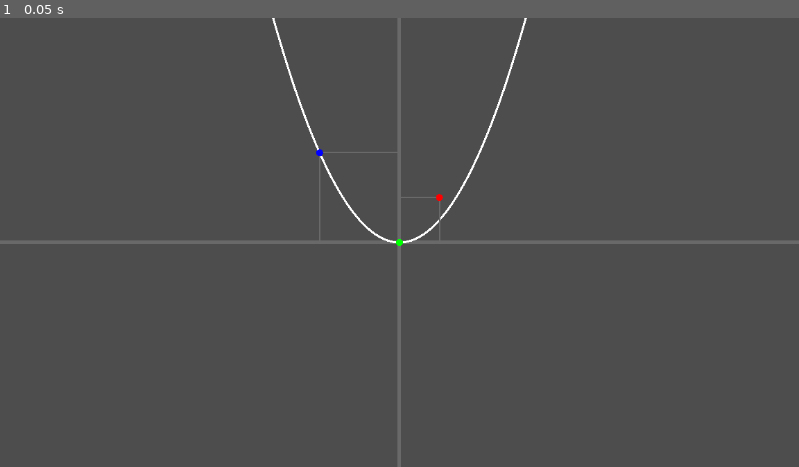
Above: before the commit, frame 1.
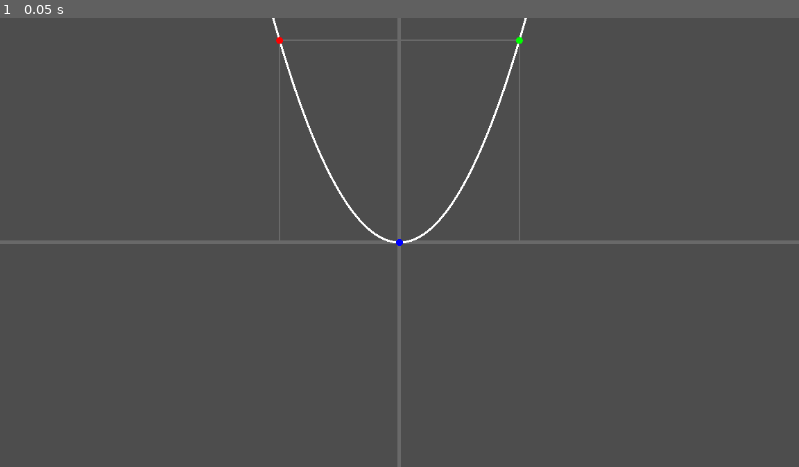
Above: after the commit, the same moment.

Repository: mjXmsdgh/game_gallery
Game: Godot game, scene res://2_game_scene/min_search/scene/xy_axis.tscn
Same seed, same stepped clock (60 frames per second), same inputs: the game is played once before the commit and once after it. This scene is started directly instead of the project's main scene.
Inputs:
- Up to frame 1 (0.05 s): no input

The runs differ from the first frame. In frame 1, 0.3% of the frame differs, in the area x 34-66%, y 4-51%.

Commit message:
change point manage

Diff:
--- a/2_game_scene/min_search/scene/xy_axis.tscn
+++ b/2_game_scene/min_search/scene/xy_axis.tscn
@@ -2,7 +2,7 @@
 
 [ext_resource type="Script" path="res://2_game_scene/min_search/script/axis.gd" id="2_1sb82"]
 [ext_resource type="Script" path="res://2_game_scene/min_search/script/world_to_screen.gd" id="2_ku3po"]
-[ext_resource type="Script" path="res://2_game_scene/min_search/script/point_node.gd" id="3_ddsdi"]
+[ext_resource type="Script" path="res://2_game_scene/min_search/script/PointNode.gd" id="3_ddsdi"]
 [ext_resource type="Script" path="res://2_game_scene/min_search/script/QuadraticGraph.gd" id="3_y7110"]
 [ext_resource type="Script" path="res://2_game_scene/min_search/script/point_manager.gd" id="4_wcucf"]
 
--- a/2_game_scene/min_search/script/point_node.gd
+++ b/2_game_scene/min_search/script/PointNode.gd
@@ -2,15 +2,15 @@
 
 # Axisノードへの参照
 @onready var wtos_node=get_parent().get_parent().get_node_or_null("world_to_screen")
-@onready var point_manager=get_parent()
+#@onready var point_manager=get_parent()
 
 # Called when the node enters the scene tree for the first time.
 func _ready() -> void:
 	queue_redraw()
 
-	point_manager.add_point({"pos":Vector2(1,2),"color":Color.RED})
-	point_manager.add_point({"pos":Vector2(-2,4),"color":Color.BLUE})
-	point_manager.add_point({"pos":Vector2(0,0),"color":Color.GREEN})
+	#point_manager.add_point({"pos":Vector2(1,2),"color":Color.RED})
+	#point_manager.add_point({"pos":Vector2(-2,4),"color":Color.BLUE})
+	#point_manager.add_point({"pos":Vector2(0,0),"color":Color.GREEN})
 
 
 func draw_one_point(point_data: Dictionary):
@@ -37,7 +37,7 @@
 
 func _draw() -> void:
 
-	for point_data in point_manager.points:
+	for point_data in get_parent().points:
 		draw_one_point(point_data)
 
 
--- a/2_game_scene/min_search/script/QuadraticGraph.gd
+++ b/2_game_scene/min_search/script/QuadraticGraph.gd
@@ -13,7 +13,7 @@
 
 
 @onready var wtos_node=get_parent().get_node_or_null("world_to_screen")
-
+@onready var point_manager=get_parent().get_node_or_null("PointManager") # PointManager を取得
 
 # 二次関数の計算
 func quadratic_function(x: float) -> float:
@@ -60,6 +60,11 @@
 	"""
 	queue_redraw()  # _draw() メソッドの呼び出しを要求（次のフレームで実行される）
 
+	point_manager.add_point({"pos": Vector2(-3, quadratic_function(-3)), "color": Color.RED})
+	point_manager.add_point({"pos": Vector2(0, quadratic_function(0)), "color": Color.BLUE})
+	point_manager.add_point({"pos": Vector2(3, quadratic_function(3)), "color": Color.GREEN})
+
+
 # 描画処理
 func _draw():
 	"""
--- a/2_game_scene/min_search/script/point_manager.gd
+++ b/2_game_scene/min_search/script/point_manager.gd
@@ -7,20 +7,27 @@
 #点を追加する
 func add_point(point_data: Dictionary) -> void:
 	points.append(point_data)
-	#親に通知する、再描画イベントを発行する
+	# 親ノード（PointNode）に再描画を通知する
+	if get_parent().has_method("queue_redraw"):
+		get_parent().queue_redraw()
 
 
 #点を削除する
 func remove_point(index: int) -> void:
 	if index >= 0 and index < points.size():
 		points.remove_at(index)
-		#親に通知する、再描画イベントを発行する
+
+		# 親ノード（PointNode）に再描画を通知する
+		if get_parent().has_method("queue_redraw"):
+			get_parent().queue_redraw()
 
 
 #全ての点を削除
 func clear_point()->void:
 	points.clear()
-	#親に通知する、再描画イベントを発行する。
+	# 親ノード（PointNode）に再描画を通知する
+	if get_parent().has_method("queue_redraw"):
+		get_parent().queue_redraw()
 
 
 # Called when the node enters the scene tree for the first time.
